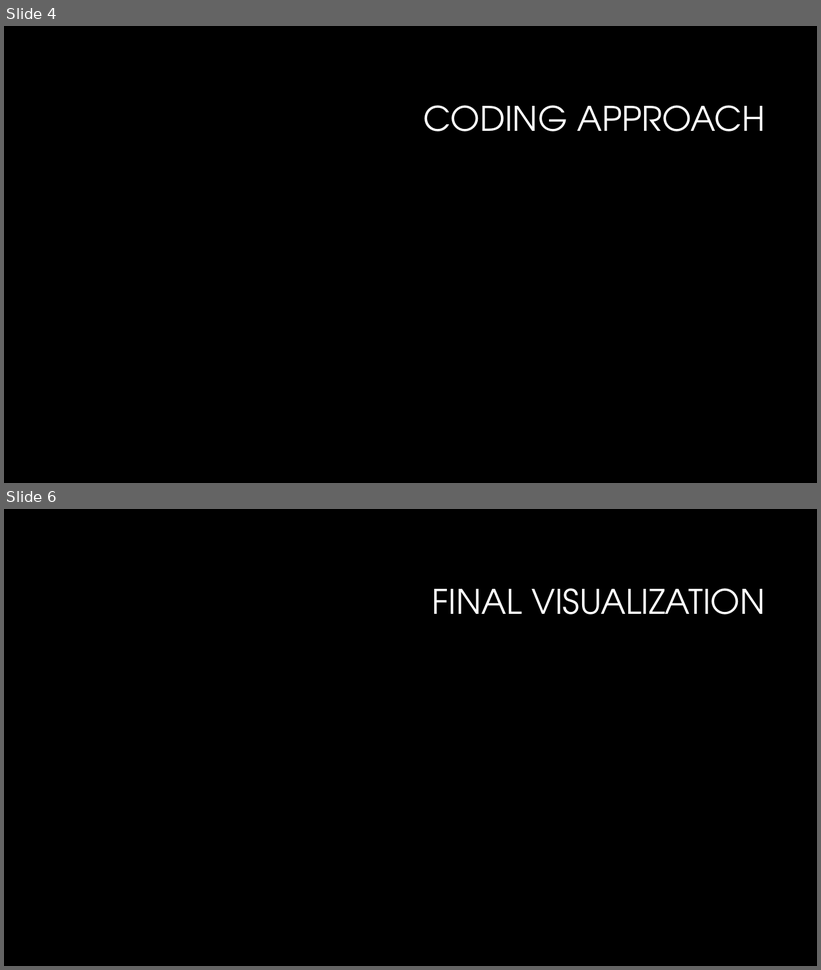
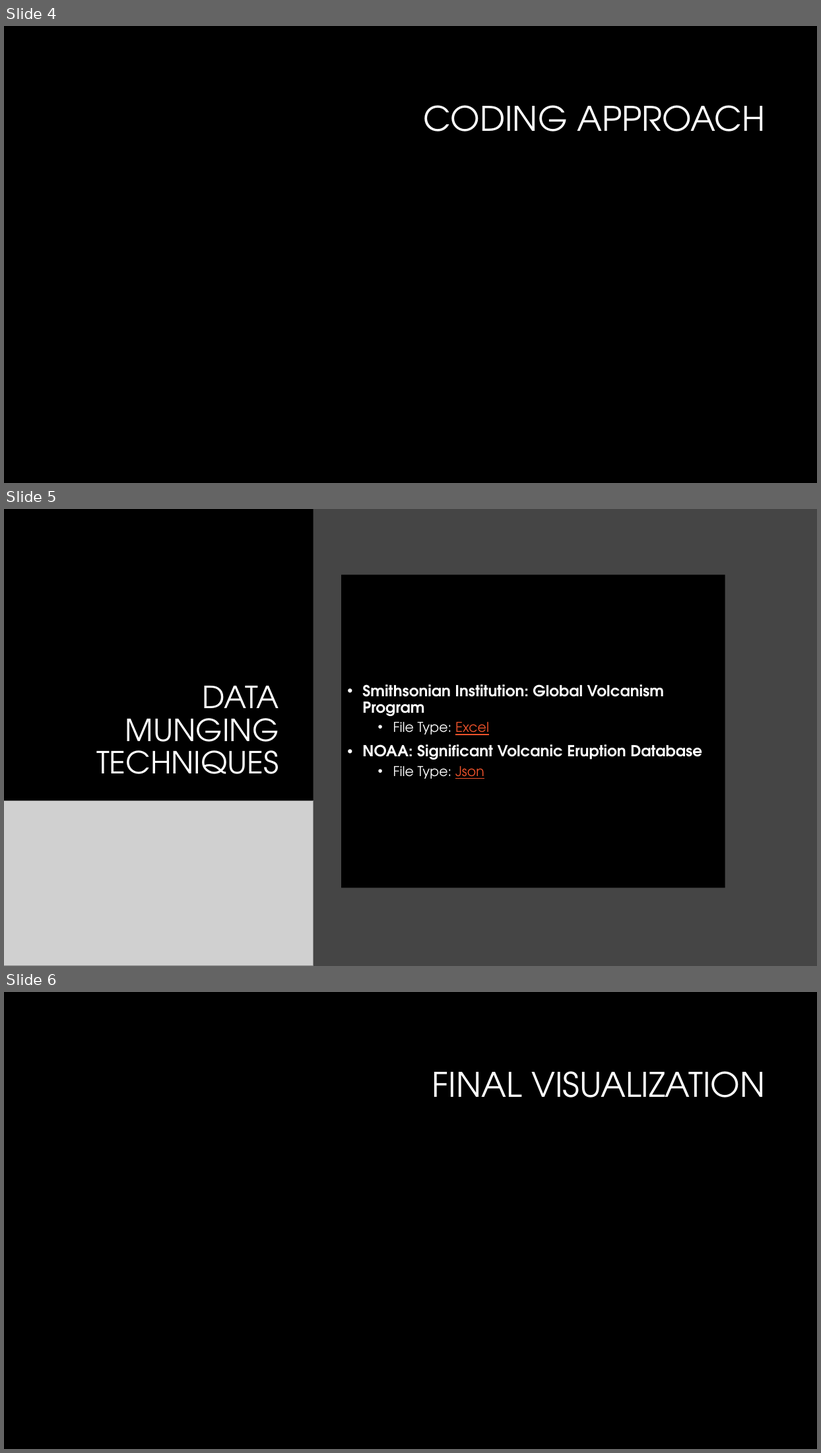
Before and after one commit to ashante112/Project2-Team2, a slide deck: Presentation.pptx. Shown one above the other, each under a label of ours: slides 4 and 6 before the commit, slides 4, 5 and 6 after it; the slides between them are not shown. The pictures are 821x970 and 821x1453 pixels, drawn with LibreOffice and Linux fonts; fonts in the diff are those of the drawing; grey boxes stand for pictures; background and template pictures are left out. Boxes give left, top, right and bottom in pixels: in the first picture for what was removed or moved away, otherwise in the second. Text is boxed around its words. In the diff, an @@ line names an element or a change of style, - is before the commit and + after.

```diff
--- a/Presentation.pptx
+++ b/Presentation.pptx
@@ slide 5 added at (x1=4, y1=509, x2=817, y2=966), background #000000 @@
@@ rectangle added at (x1=4, y1=509, x2=314, y2=966), fill #000000 @@
@@ rectangle added at (x1=314, y1=509, x2=817, y2=966), fill #454545 @@
@@ text added at (x1=341, y1=575, x2=725, y2=889), fill #000000, 18 pt, text #FFFFFF, bold @@
+• Smithsonian Institution: Global Volcanism Program
+  • File Type: Excel
+• NOAA: Significant Volcanic Eruption Database
+  • File Type: Json
@@ title added at (x1=96, y1=686, x2=279, y2=774), 36 pt, text #FFFFFF @@
+DATA MUNGING TECHNIQUES
@@ picture added at (x1=4, y1=801, x2=314, y2=966) @@
```
Also in this commit, not shown: 2 slides changed, 1 other slide added, 2 slides removed, 2 other files.
